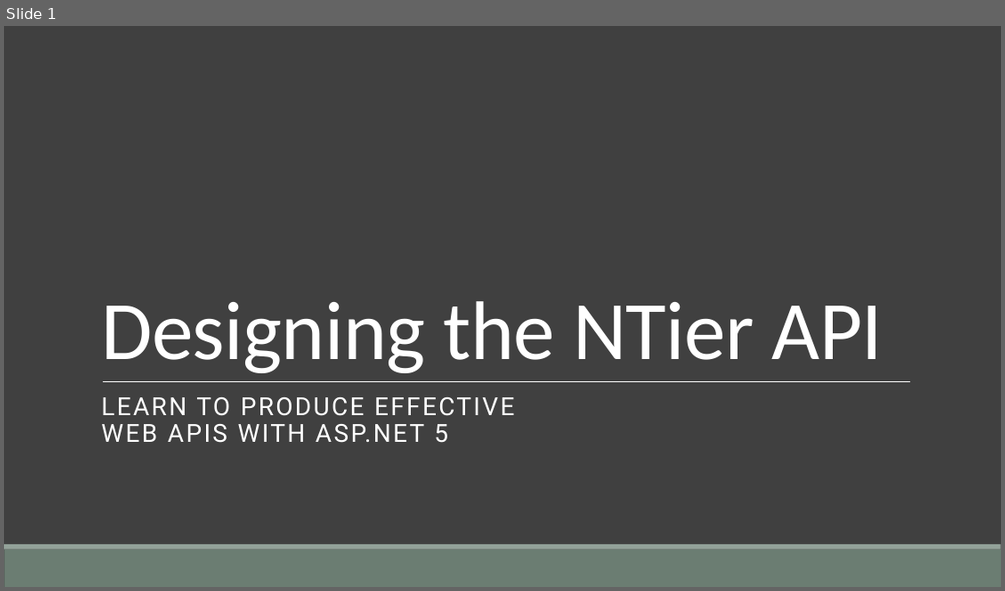
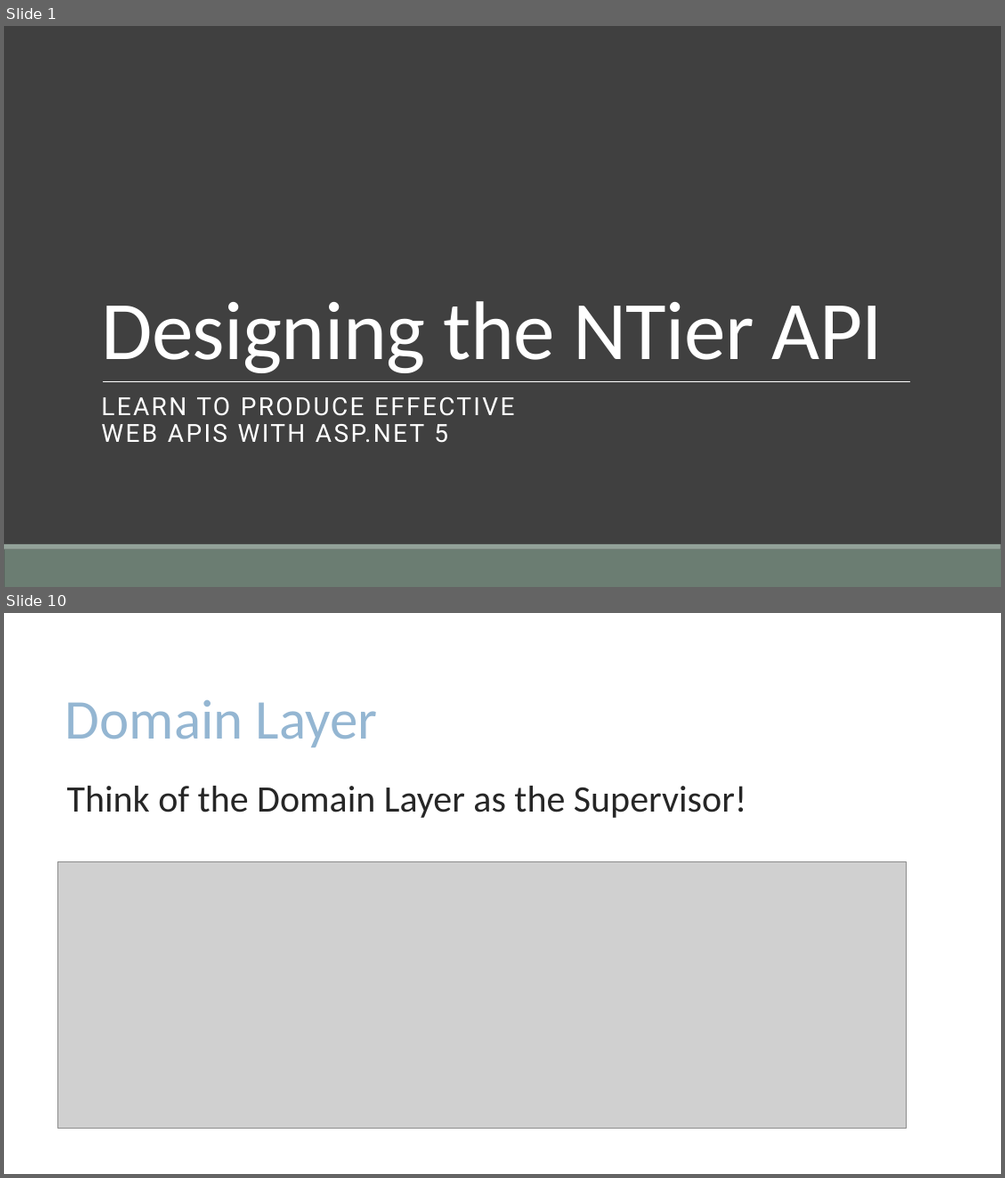
Before and after one commit to cwoodruff/aspnet-5-web-api-workshop, a slide deck: module-1/01-04 Designing the NTier Web API/01-04 Designing the NTier Web API.pptx. Shown one above the other, each under a label of ours: slide 1 before the commit, slides 1 and 10 after it; the slides between them are not shown. The pictures are 1005x591 and 1005x1178 pixels, drawn with LibreOffice and Linux fonts; fonts in the diff are those of the drawing; grey boxes stand for pictures; background and template pictures are left out. Boxes give left, top, right and bottom in pixels: in the first picture for what was removed or moved away, otherwise in the second. Text is boxed around its words. In the diff, an @@ line names an element or a change of style, - is before the commit and + after.

```diff
--- a/module-1/01-04 Designing the NTier Web API/01-04 Designing the NTier Web API.pptx
+++ b/module-1/01-04 Designing the NTier Web API/01-04 Designing the NTier Web API.pptx
@@ slide 10 added at box(4, 613, 1001, 1174), background #FFFFFF @@
@@ title added at box(65, 700, 377, 747), 54 pt, text #94B6D2 @@
+Domain Layer
@@ text added at box(67, 786, 747, 818), 36 pt, text #262626 @@
+Think of the Domain Layer as the Supervisor!
@@ picture added at box(57, 861, 906, 1128) @@
```
Also in this commit, not shown: 13 other slides added, 1 slide removed, 10 other files.
